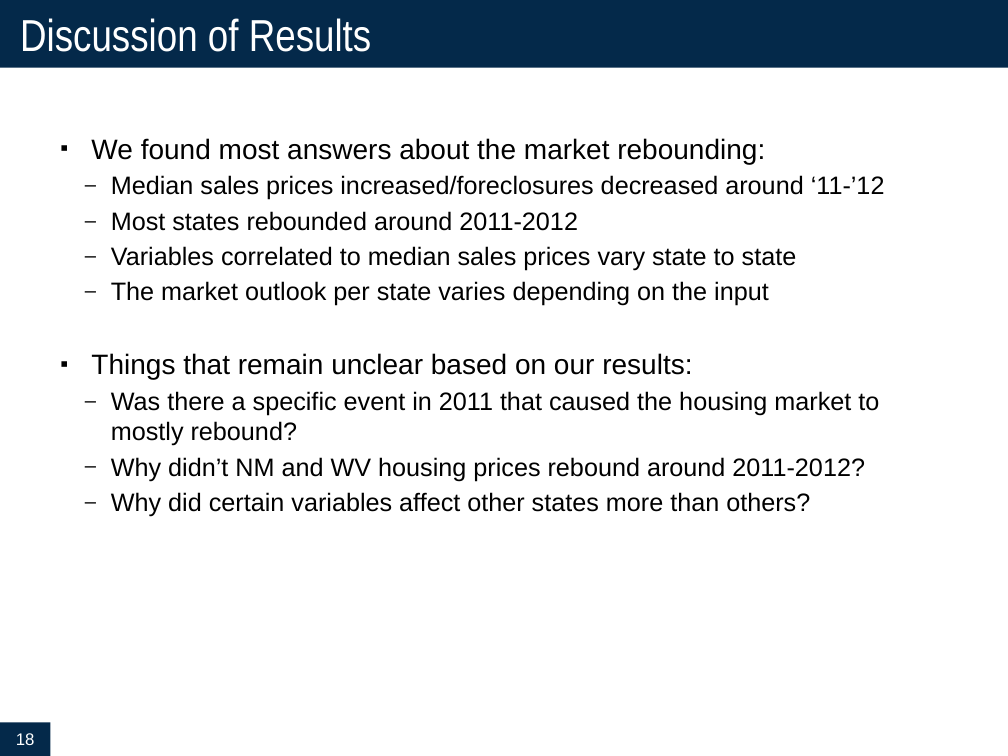
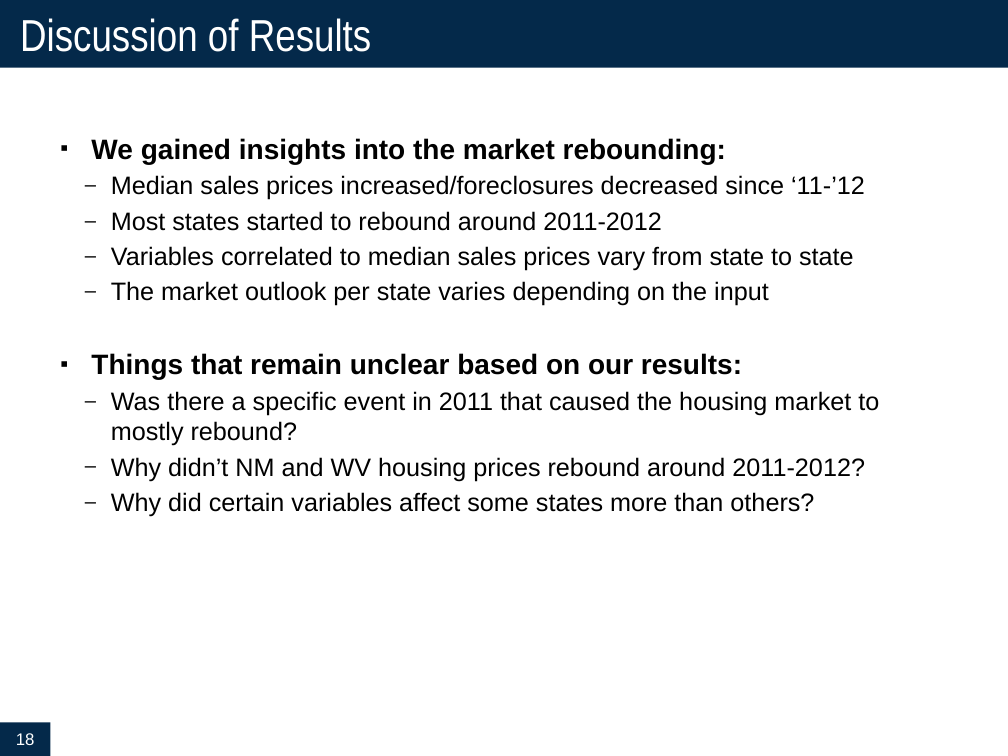
Before and after one commit to cmarchini19/US-Housing-Market-Analysis, a slide deck: slide 18 of US Housing Market Analysis_Final_1-20-2020.pptx. Drawn at 1008x756 pixels with LibreOffice and Linux fonts; fonts in the diff are those of the drawing. Boxes give left, top, right and bottom in pixels: in the first picture for what was removed or moved away, otherwise in the second. Text is boxed around its words. In the diff, an @@ line names an element or a change of style, - is before the commit and + after.

```diff
--- a/US Housing Market Analysis_Final_1-20-2020.pptx
+++ b/US Housing Market Analysis_Final_1-20-2020.pptx
@@ text at (91,138,865,271): text changed @@
-▪ We found most answers about the market rebounding:
-  – Median sales prices increased/foreclosures decreased around ‘11-’12
-  – Most states rebounded around 2011-2012
-  – Variables correlated to median sales prices vary state to state
+▪ We gained insights into the market rebounding:
+  – Median sales prices increased/foreclosures decreased since ‘11-’12
+  – Most states started to rebound around 2011-2012
+  – Variables correlated to median sales prices vary from state to state
@@ text at (91,353,742,379): bold on in "Things that remain unclear based on our ..." @@
@@ text at (111,492,814,516): text changed @@
-  – Why did certain variables affect other states more than others?
+  – Why did certain variables affect some states more than others?
```
Also in this commit, not shown: 5 other slides changed, 16 other files.
